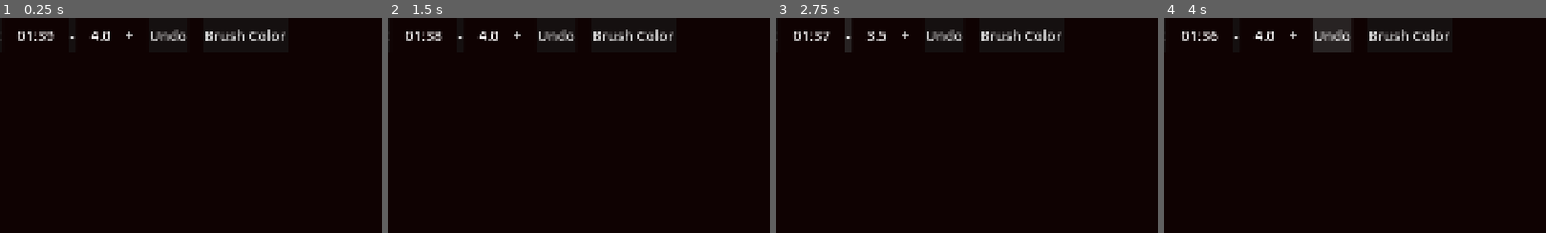
Above: before the commit, frames 1-4 (left to right).
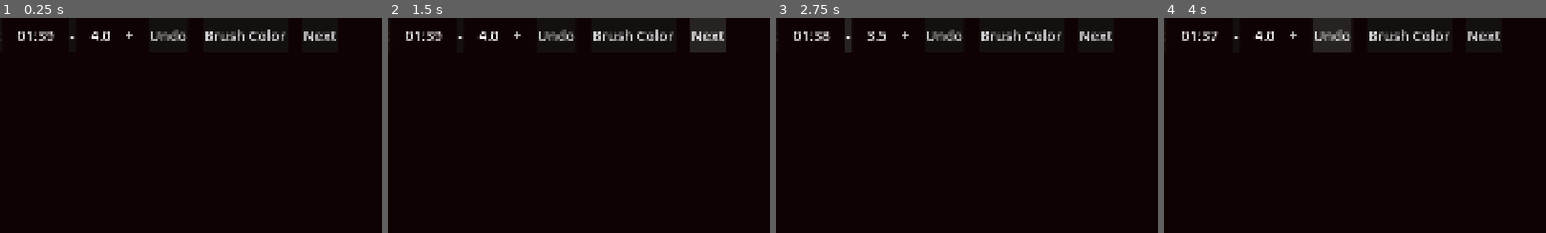
Above: after the commit, the same moments.

Repository: lovetocode/stylusTheft
Game: Godot game, scene res://tracing_canvas.tscn
Two runs of this game, one before a commit and one after it. Both use one fixed random seed, a clock stepped at 60 frames per second and the inputs below.
Inputs (mouse positions are % of the whole screen's width and height, from its top left):
- Up to frame 1 (0.25 s): no input
- Up to frame 2 (1.5 s): click (46, 4) at 0.5 s, where only the run after the commit has a clickable "Next"; click (46, 4) at 1.25 s, where only the run after the commit has a clickable "Next"
- Up to frame 3 (2.75 s): click "-" at 2 s
- Up to frame 4 (4 s): click "+" at 2.75 s; click "Undo" at 3.5 s
The pictures show only the part of the screen within x 4-54%, y 0-50%; the shares and areas given below are measured in that part.

The runs differ from the first frame. In frame 1, 0.3% of the frame differs, in the area x 79-88%, y 6-11%; in frame 2, 1.6%, in the area x 12-89%, y 0-16%; in frame 3, 0.4%; in frame 4, 0.4%.
Error before the commit: Attempt to call function 'list_dir_begin' in base 'null instance' on a null instance. (res://Scripts/gallery_loader.gd:24)
Error after the commit: Attempt to call function 'list_dir_begin' in base 'null instance' on a null instance. (res://Scripts/gallery_loader.gd:27)

Commit message:
added next to toolbar

Diff:
--- a/stylus-theft/Scripts/draw_layer.gd
+++ b/stylus-theft/Scripts/draw_layer.gd
@@ -2,6 +2,7 @@
 
 @onready var tool_bar = $"../ToolBar"
 @onready var texture_rect = $"../reference"
+
 
 
 func _ready() -> void:
@@ -10,6 +11,7 @@
 	bar_height = tool_bar.size.y
 	tool_bar.brush_size_changed.connect(_on_brush_size_changed)
 	tool_bar.brush_color_changed.connect(_on_brush_color_changed)
+
 
 # Each stroke is an array of Vector2 points.
 var strokes: Array = []
--- a/stylus-theft/Scripts/gallery_loader.gd
+++ b/stylus-theft/Scripts/gallery_loader.gd
@@ -1,9 +1,12 @@
 extends Node2D
 
 @onready var canvas = $"../DrawLayer"
+@onready var tool_bar = $"../ToolBar"
+@onready var timer = $"../ImageTimer"
 
 # Called when the node enters the scene tree for the first time.
 func _ready() -> void:
+	tool_bar.next_requested.connect(_on_next_requested)
 	if OS.get_name() == "Android":
 		OS.request_permissions()
 	scan_gallery()
@@ -64,3 +67,9 @@
 func clear_drawing():
 	canvas.strokes.clear()
 	canvas.queue_redraw()
+
+func _on_next_requested():
+	timer.stop()
+	clear_drawing()
+	timer.start()
+	load_next_gallery_image()
--- a/stylus-theft/Scripts/tracing_canvas.gd
+++ b/stylus-theft/Scripts/tracing_canvas.gd
@@ -1,6 +1,6 @@
 extends Node2D
 
-@onready var label = $ToolBar/Label
+@onready var label = $ToolBar/TimeLabel
 @onready var timer = $ImageTimer
 @onready var top_bar = $ToolBar
 @onready var reference = $reference
--- a/stylus-theft/tool_bar.gd
+++ b/stylus-theft/tool_bar.gd
@@ -2,6 +2,7 @@
 
 signal undo_requested
 signal save_requested
+signal next_requested
 signal brush_size_changed(new_size: float)
 signal brush_color_changed(new_color: Color)
 
@@ -19,6 +20,7 @@
 	$ColorSwatch/ColorPickerPopup/ColorPicker.color_changed.connect(_on_color_picker_changed)
 	$ColorSwatch/ColorPickerPopup.visible = false
 	$ColorSwatch.pressed.connect(_on_color_swatch_pressed)
+	$Next.pressed.connect(_on_next_pressed)
 
 func _on_undo_pressed():
 	undo_requested.emit()
@@ -48,3 +50,6 @@
 
 func _on_color_swatch_pressed() -> void:
 	$ColorSwatch/ColorPickerPopup.visible = !$ColorSwatch/ColorPickerPopup.visible
+
+func _on_next_pressed():
+	next_requested.emit()
--- a/stylus-theft/tracing_canvas.tscn
+++ b/stylus-theft/tracing_canvas.tscn
@@ -19,10 +19,10 @@
 color = Color(0.059895813, 0.009826656, 0.009826656, 1)
 
 [node name="reference" type="TextureRect" parent="." unique_id=2049516489]
-offset_left = -198.0
-offset_top = 14.0
-offset_right = 1724.0
-offset_bottom = 1091.0
+offset_left = -1.0
+offset_top = -5.0
+offset_right = 1921.0
+offset_bottom = 1072.0
 
 [node name="DrawLayer" type="Node2D" parent="." unique_id=1747227409]
 script = ExtResource("1_n8lyf")
@@ -44,7 +44,7 @@
 theme_override_font_sizes/font_size = 36
 text = "SAVE"
 
-[node name="Label" type="Label" parent="ToolBar" unique_id=73304235]
+[node name="TimeLabel" type="Label" parent="ToolBar" unique_id=73304235]
 layout_mode = 2
 theme_override_font_sizes/font_size = 36
 text = "00:00"
@@ -91,4 +91,9 @@
 offset_right = 302.0
 offset_bottom = 611.0
 
+[node name="Next" type="Button" parent="ToolBar" unique_id=1145362037]
+layout_mode = 2
+theme_override_font_sizes/font_size = 36
+text = "Next"
+
 [connection signal="timeout" from="ImageTimer" to="GalleryLoader" method="_on_timer_timeout"]
